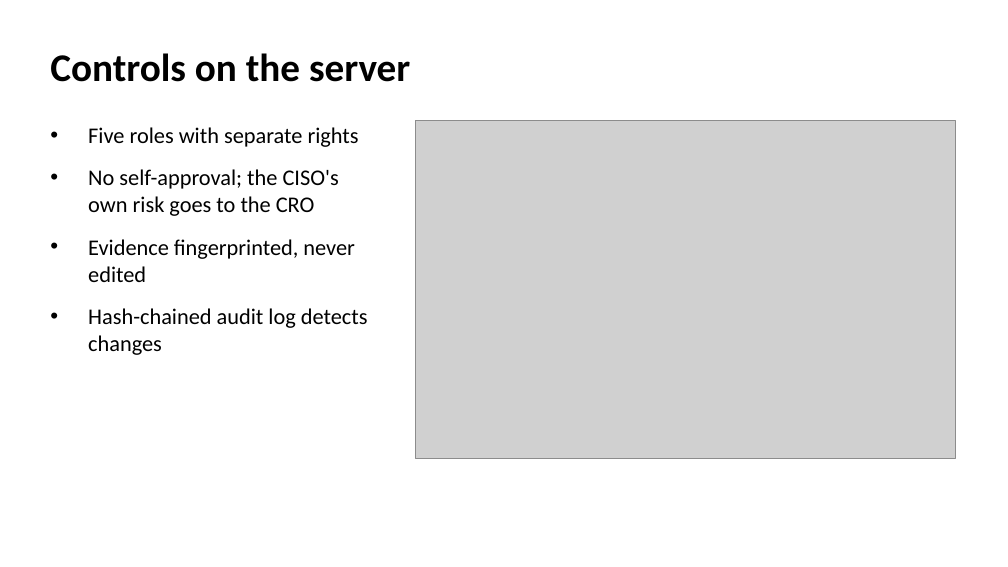
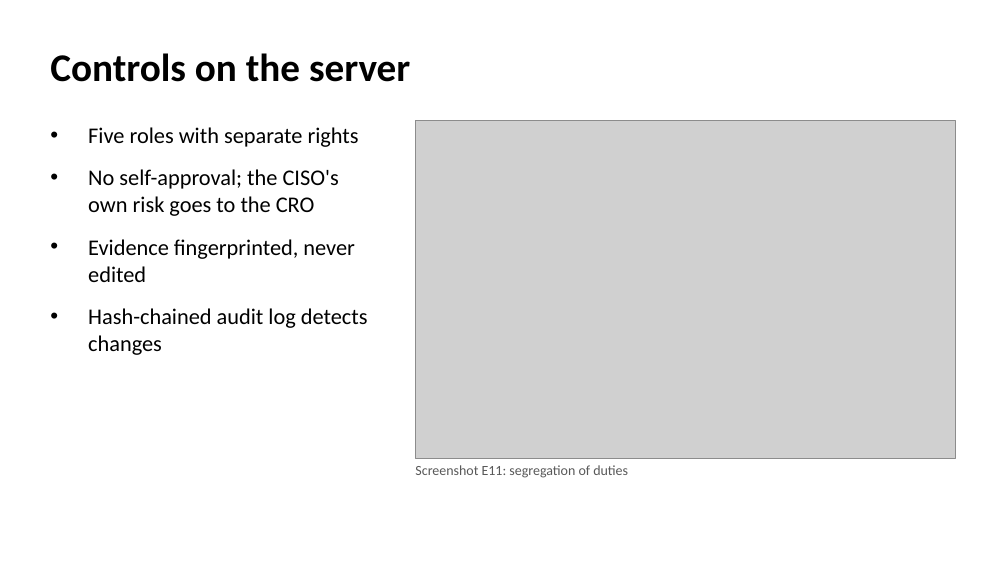
Before and after one commit to 2512742/GRC208, a slide deck: slide 8 of WS5-presentation/slides/GRC208_Group1_Slides.pptx. Drawn at 1008x567 pixels with LibreOffice and Linux fonts; fonts in the diff are those of the drawing; grey boxes stand for pictures. Boxes give left, top, right and bottom in pixels: in the first picture for what was removed or moved away, otherwise in the second. Text is boxed around its words. In the diff, an @@ line names an element or a change of style, - is before the commit and + after.

```diff
--- a/WS5-presentation/slides/GRC208_Group1_Slides.pptx
+++ b/WS5-presentation/slides/GRC208_Group1_Slides.pptx
@@ text added at bbox=[415, 465, 628, 478], 10 pt, text #595959 @@
+Screenshot E11: segregation of duties
```
Also in this commit, not shown: 3 other slides changed, 18 other files.
